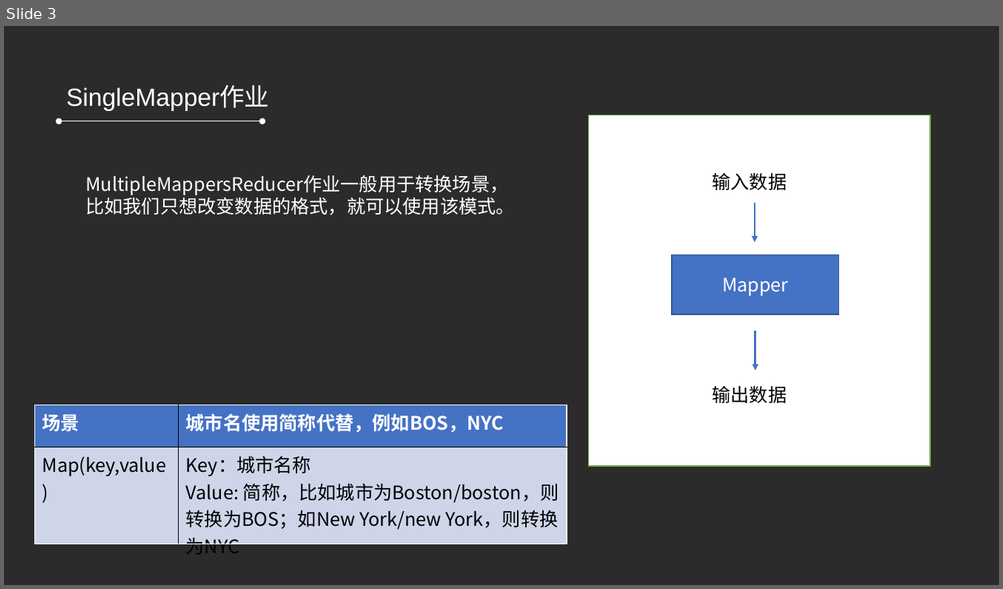
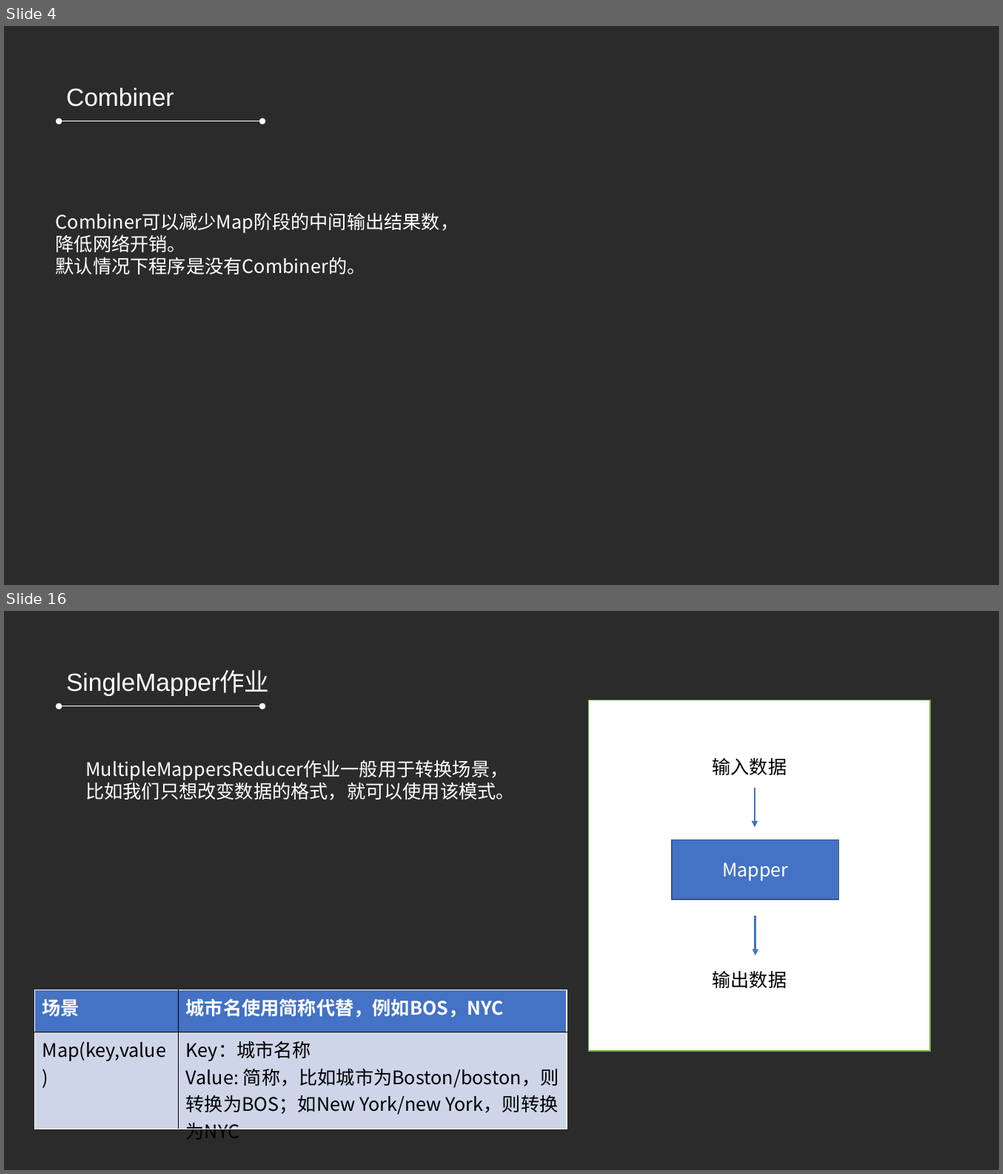
Before and after one commit to refuil/hadoopAction, a slide deck: 第五章 MapReduce高级程序设计.pptx. Shown one above the other, each under a label of ours: slide 3 before the commit, slides 4 and 16 after it; the slides between them are not shown. The pictures are 1003x589 and 1003x1174 pixels, drawn with LibreOffice and Linux fonts; fonts in the diff are those of the drawing; background and template pictures are left out; a plain dark background stands for a picture behind light text. Boxes give left, top, right and bottom in pixels: in the first picture for what was removed or moved away, otherwise in the second. Text is boxed around its words. In the diff, an @@ line names an element or a change of style, - is before the commit and + after.

```diff
--- a/第五章 MapReduce高级程序设计.pptx
+++ b/第五章 MapReduce高级程序设计.pptx
@@ slide 4 added at <box>4,26,999,585</box>, background picture (left out) @@
@@ text added at <box>66,87,174,107</box>, 24 pt, text #FFFFFF @@
+Combiner
@@ double arrow added from (60, 121) to (262, 121), #FFFFFF 0.5 pt @@
@@ text added at <box>56,212,459,275</box>, 18 pt, text #FFFFFF @@
+Combiner可以减少Map阶段的中间输出结果数，
+降低网络开销。
+默认情况下程序是没有Combiner的。
@@ what was slide 3 is now slide 16 @@
```
Also in this commit, not shown: 1 slide changed, 16 other slides added, 3 slides removed, 19 other files.
